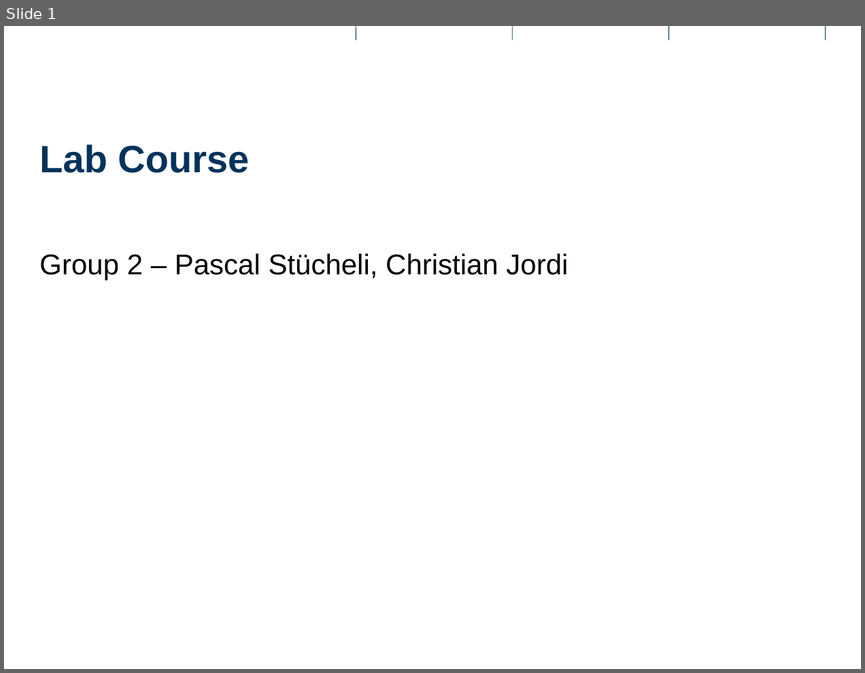
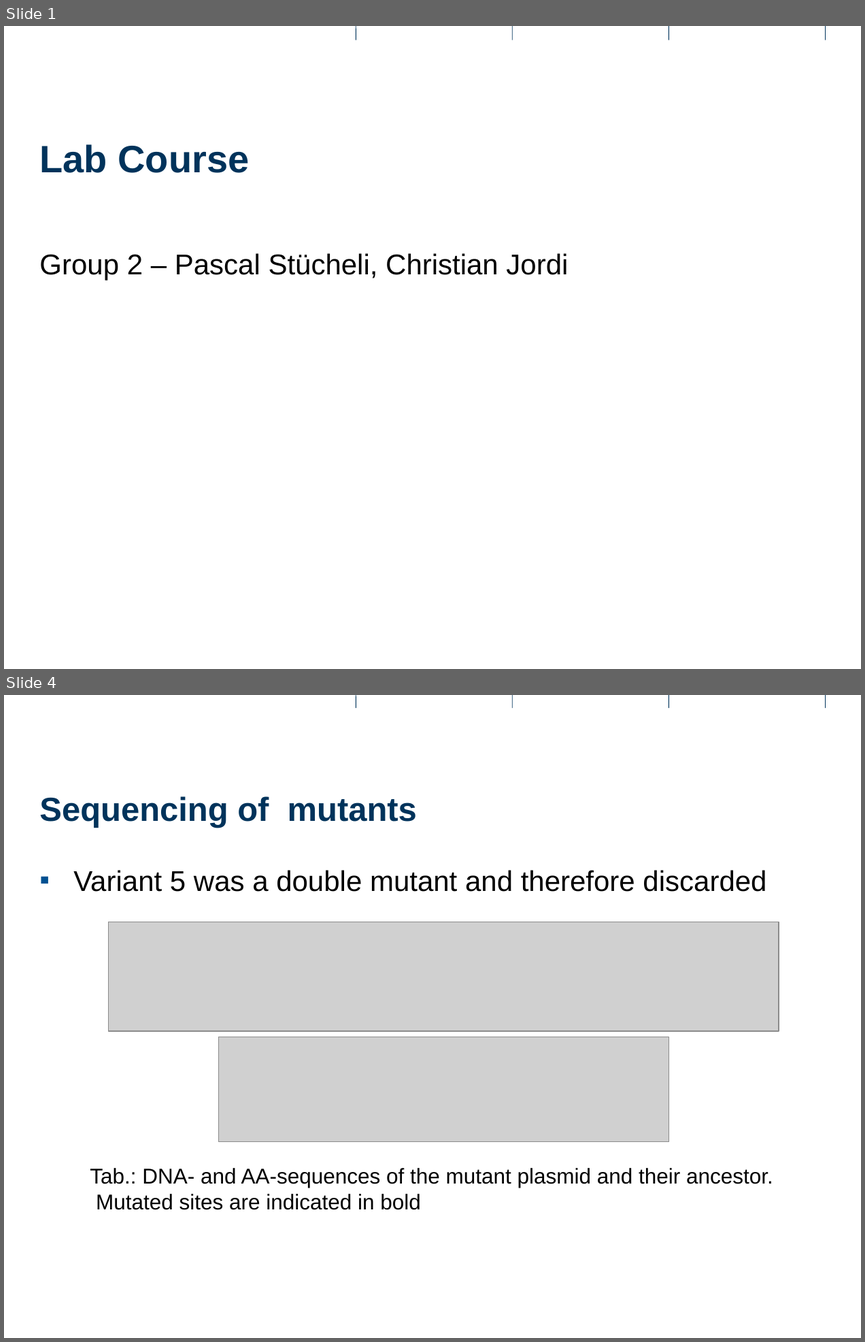
Before and after one commit to Pascal-Stucheli/Lab-Work, a slide deck: Presentation.pptx. Shown one above the other, each under a label of ours: slide 1 before the commit, slides 1 and 4 after it; the slides between them are not shown. The pictures are 865x673 and 865x1342 pixels, drawn with LibreOffice and Linux fonts; fonts in the diff are those of the drawing; grey boxes stand for pictures; background and template pictures are left out. Boxes give left, top, right and bottom in pixels: in the first picture for what was removed or moved away, otherwise in the second. Text is boxed around its words. In the diff, an @@ line names an element or a change of style, - is before the commit and + after.

```diff
--- a/Presentation.pptx
+++ b/Presentation.pptx
@@ slide 4 added at <box>4,695,861,1338</box>, background #FFFFFF @@
@@ line added from (356, 695) to (356, 708), #00335B 0.5 pt @@
@@ line added from (512, 695) to (512, 708), #00335B 0.5 pt @@
@@ line added from (669, 695) to (669, 708), #00335B 0.5 pt @@
@@ line added from (825, 695) to (825, 708), #00335B 0.5 pt @@
@@ title added at <box>39,796,417,828</box>, 28 pt, text #00335B, bold @@
+Sequencing of mutants
@@ text added at <box>73,870,766,892</box>, 24 pt, text #000000 @@
+▪ Variant 5 was a double mutant and therefore discarded
@@ picture added at <box>109,922,779,1031</box> @@
@@ picture added at <box>218,1037,668,1142</box> @@
@@ text added at <box>90,1168,773,1210</box>, 18 pt, text #000000 @@
+Tab.: DNA- and AA-sequences of the mutant plasmid and their ancestor.
+Mutated sites are indicated in bold
@@ line added from (209, 1322) to (209, 1338), #FFFFFF 0.5 pt @@
@@ line added from (669, 1322) to (669, 1338), #FFFFFF 0.5 pt @@
```
Also in this commit, not shown: 3 other slides added, 1 slide removed, 4 other files.
